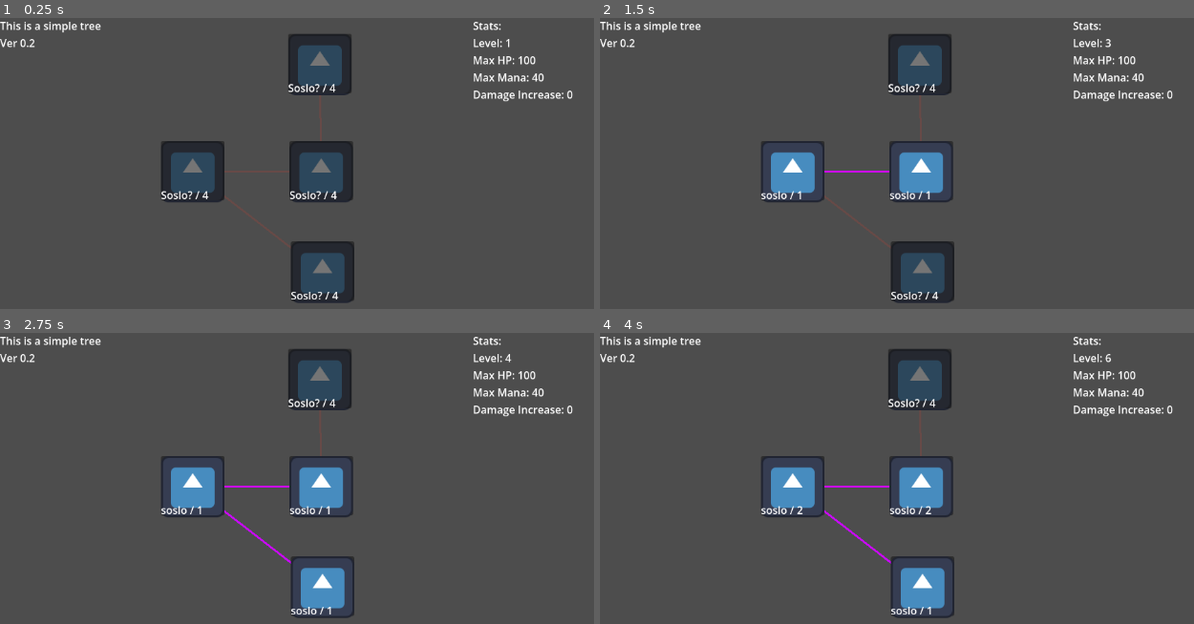
Above: before the commit, frames 1-4 (two rows, left to right).
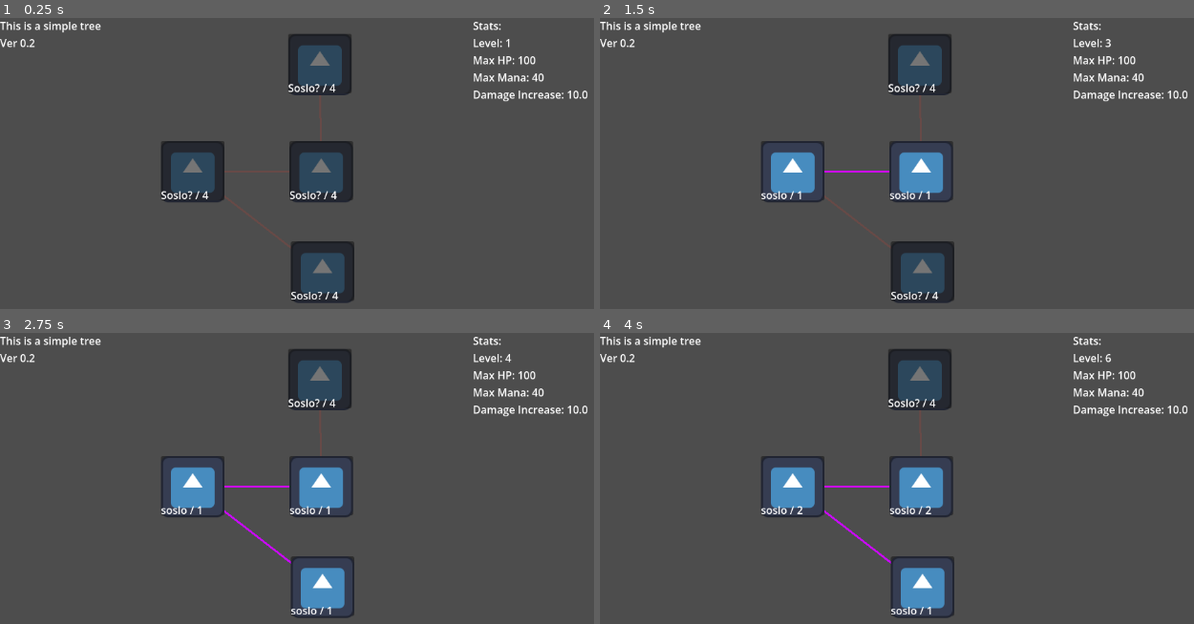
Above: after the commit, the same moments.

Repository: AkasakaRyuunoske/skill_tree
Game: Godot game, scene res://godot_project/skill_tree/tree.tscn
Same seed, same stepped clock (60 frames per second), same inputs: the game is played once before the commit and once after it. The engine's default icon, where the game draws it, is replaced by a stand-in: a white triangle on a blue panel in a dark square.
Inputs (mouse positions are in pixels of both pictures, inside the frame that each line leads up to):
- Up to frame 1 (0.25 s): no input
- Up to frame 2 (1.5 s): click (790, 172) at 0.5 s; click (920, 172) at 1.25 s
- Up to frame 3 (2.75 s): click (320, 586) at 2 s
- Up to frame 4 (4 s): click (790, 487) at 2.75 s; click (920, 487) at 3.52 s

The runs differ from the first frame. In frame 1, less than 0.1% of the frame differs, in the area x 95-99%, y 24-28%; in frame 2, less than 0.1%; in frame 3, less than 0.1%; in frame 4, less than 0.1%.

Commit message:
restructured classes/resources according to new design

Diff:
--- a/godot_project/player/player.gd
+++ b/godot_project/player/player.gd
@@ -1,19 +1,24 @@
 extends Node
 
+@export var username: String
 @export var level: int
-
-@export var max_hp: int
-@export var max_mana: int
-@export var damage_increase: int
+@export var xp: int
+@export var stats: PlayerStats
 
 # Called when the node enters the scene tree for the first time.
 func _ready() -> void:
 	level = 1
-	max_hp = 100
-	max_mana = 40
-	damage_increase = 0
+
+	stats = PlayerStats.new()
+	stats.initialize_default_stats()
 
 
 # Called every frame. 'delta' is the elapsed time since the previous frame.
 func _process(delta: float) -> void:
 	pass
+
+func gainXp(xp: int) -> void:
+	pass
+
+func levelUp() -> void:
+	pass
--- a/godot_project/player/player_ui.gd
+++ b/godot_project/player/player_ui.gd
@@ -21,6 +21,6 @@
 	print("updating stats....")
 	text = TITLE \
 	+ "Level: " + str(player.level) + "\n" \
-	+ "Max HP: " + str(player.max_hp) + "\n" \
-	+ "Max Mana: " + str(player.max_mana) + "\n" \
-	+ "Damage Increase: " + str(player.damage_increase)
+	+ "Max HP: " + str(int(player.stats.get_stat(Stats.MAX_LIFE)) ) + "\n" \
+	+ "Max Mana: " + str(int(player.stats.get_stat(Stats.MAX_MANA)) ) + "\n" \
+	+ "Damage Increase: " + str(player.stats.get_stat(Stats.GLOBAL_DAMAGE_MODIFIER))
--- a/godot_project/skill_tree/skill_node.gd
+++ b/godot_project/skill_tree/skill_node.gd
@@ -11,9 +11,18 @@
 
 @export var level: int:
 	set = set_level
+
+@export var icon: Image
+@export var node_id: String
 @export var node_name: String
-@export var icon: Image
-@export var description_stats: Array[String]
+@export var description: String
+@export var flavorText: String
+@export var stat_modifier: SkillNodeStatModifier
+@export var state: SkillNodeState
+@export var type: SkillNodeType
+@export var max_level: int
+@export var nodesIn: Array[String]
+@export var nodesOut: Array[String]
 
 signal update_player_stats_ui(player : Object)
 
@@ -22,8 +31,8 @@
 	node_label.text = "soslo / " + str(level)
 
 func _ready():
-	if description_stats.size() > 0:
-		tooltip_text = description_stats[0]
+	#if description_stats.size() > 0:
+		#tooltip_text = description_stats[0]
 
 	if get_parent() is SkillNode:
 		connection_line.add_point(global_position + size/2)
--- a/godot_project/skill_tree/tree.tscn
+++ b/godot_project/skill_tree/tree.tscn
@@ -2,6 +2,8 @@
 
 [ext_resource type="PackedScene" uid="uid://hsduarhmd8q0" path="res://godot_project/skill_tree/skill_node.tscn" id="1_brfkd"]
 [ext_resource type="PackedScene" uid="uid://crm3frkqu7cl7" path="res://godot_project/player/player.tscn" id="2_nnvrw"]
+[ext_resource type="Script" uid="uid://dlrveyaq3ttcp" path="res://skill_node_stat_modifier.gd" id="2_ujwnl"]
+[ext_resource type="Script" uid="uid://dpqgbcibu1toj" path="res://skill_node_state.gd" id="3_bvynj"]
 [ext_resource type="Script" uid="uid://bvfeu6406r7xe" path="res://godot_project/player/player_ui.gd" id="3_gvmkm"]
 
 [sub_resource type="GDScript" id="GDScript_nnvrw"]
@@ -24,6 +26,14 @@
 
 
 "
+
+[sub_resource type="Resource" id="Resource_wwn0r"]
+script = ExtResource("2_ujwnl")
+metadata/_custom_type_script = "uid://dlrveyaq3ttcp"
+
+[sub_resource type="Resource" id="Resource_xhqnl"]
+script = ExtResource("3_bvynj")
+metadata/_custom_type_script = "uid://dpqgbcibu1toj"
 
 [node name="tree" type="Control" unique_id=89925543]
 layout_mode = 3
@@ -52,6 +62,13 @@
 offset_top = 0.024002075
 offset_right = 0.31201172
 offset_bottom = -0.2880249
+node_id = "flat_max_life_30"
+node_name = "Lesser Vitality"
+description = "+30 maximum life"
+flavorText = "More life you have, more hits they'll need to kill ya"
+stat_modifier = SubResource("Resource_wwn0r")
+state = SubResource("Resource_xhqnl")
+max_level = 3
 
 [node name="TextureButton" parent="skill_node" unique_id=925485314 groups=["nodes"] instance=ExtResource("1_brfkd")]
 layout_mode = 1
--- /dev/null
+++ b/modifierEffect.gd
@@ -0,0 +1,8 @@
+class_name ModifierEffect
+extends Resource
+
+enum {
+	FLAT, # +x to damage
+	PERCENT_INCREASE, # x% increase damage
+	MULTIPLIER_INCREASE, # x% damage multiplier / x% more damage
+}
--- /dev/null
+++ b/player_stats.gd
@@ -0,0 +1,27 @@
+class_name PlayerStats
+extends Resource
+
+var base_stats: Dictionary = {}
+
+func set_base_stat(stat: int, value: float) -> void:
+	base_stats[stat] = value
+
+func get_stat(stat: int) -> float:
+	return base_stats.get(stat, 0.0)
+
+func initialize_default_stats() -> void:
+	base_stats = {
+		Stats.MAX_LIFE: 100.0,
+		Stats.MAX_MANA: 40.0,
+		Stats.LIFE_REGENERATION: 1.0,
+		Stats.MANA_REGENERATION: 1.0,
+		Stats.GLOBAL_DAMAGE_MODIFIER: 10.0,
+		Stats.ATTACK_SPEED: 1.0,
+		Stats.CAST_SPEED: 1.0,
+		Stats.MOVEMENT_SPEED: 100.0,
+		Stats.STRENGTH: 10.0,
+		Stats.DEXTERITY: 10.0,
+		Stats.INTELLIGENCE: 10.0
+	}
+
+	print(base_stats)
--- /dev/null
+++ b/skill_node_stat_modifier.gd
@@ -0,0 +1,15 @@
+class_name SkillNodeStatModifier
+extends Resource
+
+@export var modifier_type: StatTypes.ModifierEffect
+@export var modifier_stat: StatTypes.Stat
+@export var modifier_value: float
+
+# Called when the node enters the scene tree for the first time.
+func _ready() -> void:
+	pass # Replace with function body.
+
+
+# Called every frame. 'delta' is the elapsed time since the previous frame.
+func _process(delta: float) -> void:
+	pass
--- /dev/null
+++ b/skill_node_state.gd
@@ -0,0 +1,9 @@
+class_name SkillNodeState
+extends Resource
+
+enum {
+	AVAILABLE,  # All requirements for allocation are met, but node is not yet allocated
+	ALLOCATED,  # Node is allocated
+	LOCKED,     # One or more conditions for node allocation are not satisfied
+	TRANSFORMED # Node representing different stats than initially as outcome of a influence/tatto
+}
--- /dev/null
+++ b/skill_node_type.gd
@@ -0,0 +1,10 @@
+class_name SkillNodeType
+extends Resource
+
+enum {
+	SMALL,
+	BIG,
+	SPECIALISATION,
+	KEYSTONE,
+	SPECIAL,
+}
--- /dev/null
+++ b/stat_type.gd
@@ -0,0 +1,34 @@
+class_name StatTypes
+extends RefCounted
+
+enum Stat {
+	# Life Mods
+	MAX_LIFE,
+	LIFE_REGENERATION,
+
+	# Mana Mods
+	MAX_MANA,
+	MANA_REGENERATION,
+
+	# Defence Mods
+	DEFENCE,
+
+	# Action speed Mods
+	ATTACK_SPEED,
+	CAST_SPEED,
+	MOVEMENT_SPEED,
+
+	# Damage Mods
+	GLOBAL_DAMAGE_MODIFIER,
+
+	# Attribute Mods
+	INTELLIGENCE,
+	STRENGTH,
+	DEXTERITY
+}
+
+enum ModifierEffect {
+	FLAT, # +x to damage
+	PERCENT_INCREASE, # x% increase damage
+	MULTIPLIER_INCREASE, # x% damage multiplier / x% more damage
+}
--- /dev/null
+++ b/stats.gd
@@ -0,0 +1,28 @@
+class_name Stats
+extends Resource
+
+enum {
+	# Life Mods
+	MAX_LIFE,
+	LIFE_REGENERATION,
+
+	# Mana Mods
+	MAX_MANA,
+	MANA_REGENERATION,
+
+	# Defence Mods
+	DEFENCE,
+
+	# Action speed Mods
+	ATTACK_SPEED,
+	CAST_SPEED,
+	MOVEMENT_SPEED,
+
+	# Damage Mods
+	GLOBAL_DAMAGE_MODIFIER,
+
+	# Attribute Mods
+	INTELLIGENCE,
+	STRENGTH,
+	DEXTERITY
+}
Not shown, added: modifierEffect.gd.uid
Not shown, added: player_stats.gd.uid
Not shown, added: skill_node_stat_modifier.gd.uid
Not shown, added: skill_node_state.gd.uid
Not shown, added: skill_node_type.gd.uid
Not shown, added: stat_type.gd.uid
Not shown, added: stats.gd.uid
